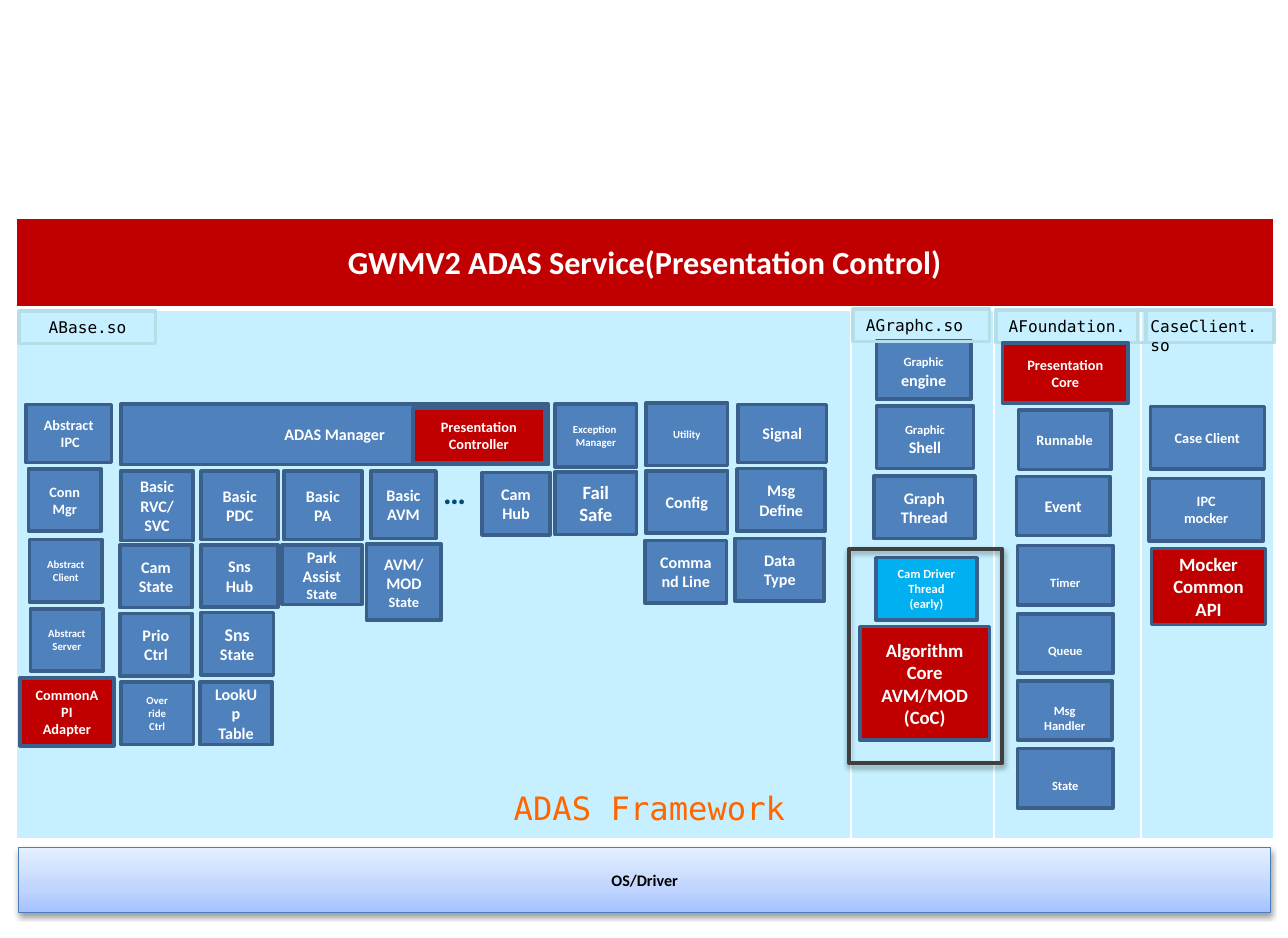
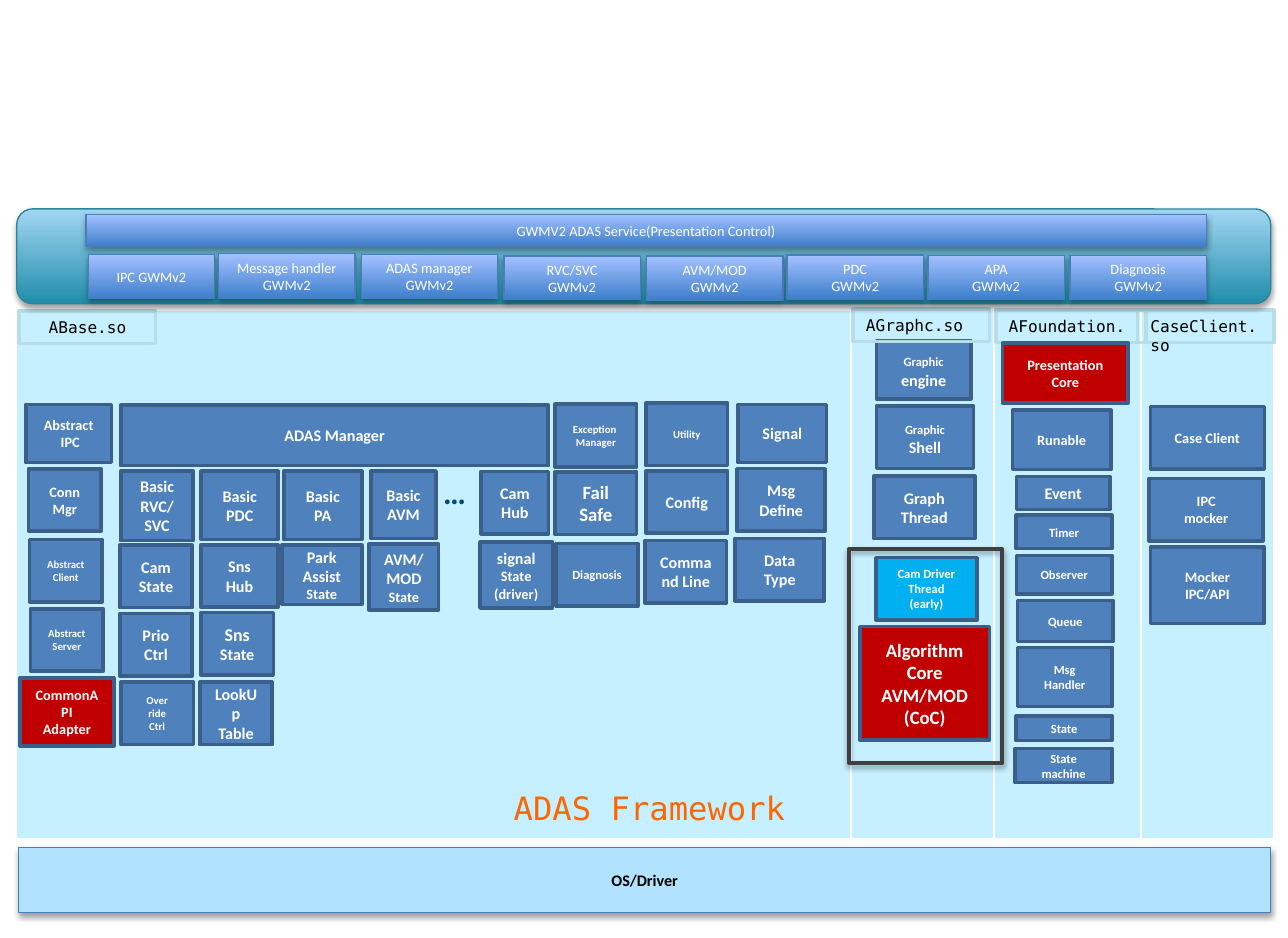
Before and after one commit to radtek/cameraframework-github, a slide deck: slide 10 of 000_Framework/init_slice.pptx. Drawn at 1288x938 pixels with LibreOffice and Linux fonts; fonts in the diff are those of the drawing; background and template pictures are left out. Boxes give left, top, right and bottom in pixels: in the first picture for what was removed or moved away, otherwise in the second. Text is boxed around its words. In the diff, an @@ line names an element or a change of style, - is before the commit and + after.

Commit message:
update slice

```diff
--- a/000_Framework/init_slice.pptx
+++ b/000_Framework/init_slice.pptx
@@ rounded rectangle added at <box>17,209,1271,304</box>, fill gradient #218EAC to #A2D8F1, outline #2D849B 0.75 pt @@
@@ table at <box>15,218,1273,838</box> @@
@@ fill #C00000 to #FFFFFF in row 1, column 1 @@
@@ rectangle added at <box>86,215,1207,247</box>, fill gradient #3F80CE to #A4C4FF, outline #4B7EBC 0.75 pt, 8 pt, text #FFFFFF @@
+GWMV2 ADAS Service(Presentation Control)
@@ rectangle added at <box>89,255,215,299</box>, fill gradient #3F80CE to #A4C4FF, outline #4B7EBC 0.75 pt, 8 pt, text #FFFFFF @@
+IPC GWMv2
@@ rectangle added at <box>219,254,355,299</box>, fill gradient #3F80CE to #A4C4FF, outline #4B7EBC 0.75 pt, 8 pt, text #FFFFFF @@
+Message handler GWMv2
@@ rectangle added at <box>362,255,498,299</box>, fill gradient #3F80CE to #A4C4FF, outline #4B7EBC 0.75 pt, 8 pt, text #FFFFFF @@
+ADAS manager GWMv2
@@ rectangle added at <box>504,256,640,300</box>, fill gradient #3F80CE to #A4C4FF, outline #4B7EBC 0.75 pt, 8 pt, text #FFFFFF @@
+RVC/SVC
+GWMv2
@@ rectangle added at <box>647,256,783,300</box>, fill gradient #3F80CE to #A4C4FF, outline #4B7EBC 0.75 pt, 8 pt, text #FFFFFF @@
+AVM/MOD
+GWMv2
@@ rectangle added at <box>787,255,923,299</box>, fill gradient #3F80CE to #A4C4FF, outline #4B7EBC 0.75 pt, 8 pt, text #FFFFFF @@
+PDC
+GWMv2
@@ rectangle added at <box>927,255,1064,299</box>, fill gradient #3F80CE to #A4C4FF, outline #4B7EBC 0.75 pt, 8 pt, text #FFFFFF @@
+APA
+GWMv2
@@ rectangle added at <box>1070,255,1207,299</box>, fill gradient #3F80CE to #A4C4FF, outline #4B7EBC 0.75 pt, 8 pt, text #FFFFFF @@
+Diagnosis
+GWMv2
@@ rectangle removed at <box>413,408,545,462</box> @@
-Presentation Controller
@@ rectangle "Runable": place and size @@
-rectangle "Runable" at <box>1019,411,1112,470</box>
+rectangle "Runable" at <box>1012,411,1112,470</box>
@@ text in rectangle at <box>1037,435,1086,445</box>: text changed @@
-Runnable
+Runable
@@ rectangle "Event": place and size @@
-rectangle "Event" at <box>1016,477,1110,536</box>
+rectangle "Event" at <box>1016,477,1110,510</box>
@@ rectangle "Timer": place and size @@
-rectangle "Timer" at <box>1018,546,1113,605</box>
+rectangle "Timer" at <box>1016,515,1112,549</box>
@@ rectangle "AVM/MOD State": place and size @@
-rectangle "AVM/MOD State" at <box>367,545,442,621</box>
+rectangle "AVM/MOD State" at <box>370,545,439,611</box>
@@ rectangle added at <box>480,542,553,608</box>, fill #4F81BD, outline #3A5F8C 2 pt, 8 pt, text #FFFFFF, bold @@
+signal State
+(driver)
@@ rectangle added at <box>556,544,638,607</box>, fill #4F81BD, outline #3A5F8C 2 pt, 7 pt, text #FFFFFF, bold @@
+Diagnosis
@@ rectangle added at <box>1016,555,1112,594</box>, fill #4F81BD, outline #3A5F8C 2 pt, 7 pt, text #FFFFFF, bold @@
+Observer
@@ rectangle "Mocker" at <box>1150,547,1264,623</box>: fill #C00000 to #4F81BD @@
@@ text in rectangle at <box>1185,589,1230,600</box>: text changed; size 10.5 to 8 pt @@
-Common
-API
+IPC/API
@@ text in rectangle at <box>1185,572,1230,582</box>: size 10.5 to 8 pt in "Mocker" @@
@@ rectangle "Queue": place and size @@
-rectangle "Queue" at <box>1018,614,1113,674</box>
+rectangle "Queue" at <box>1018,600,1113,641</box>
@@ rectangle "Msg": place and size @@
-rectangle "Msg" at <box>1018,681,1112,741</box>
+rectangle "Msg" at <box>1018,648,1112,707</box>
@@ rectangle "State": place and size @@
-rectangle "State" at <box>1018,748,1113,808</box>
+rectangle "State" at <box>1016,716,1112,741</box>
@@ rectangle added at <box>1015,748,1112,782</box>, fill #4F81BD, outline #3A5F8C 2 pt, 7 pt, text #FFFFFF, bold @@
+State machine
@@ rectangle "OS/Driver" at <box>18,848,1270,913</box>: fill gradient #A4C4FF to #BFD4FF to #E6EEFF to #B1E3FE @@
@@ text removed at <box>55,898,448,911</box> @@
-HARMAN International. Confidential. Copyright 2015.
```
